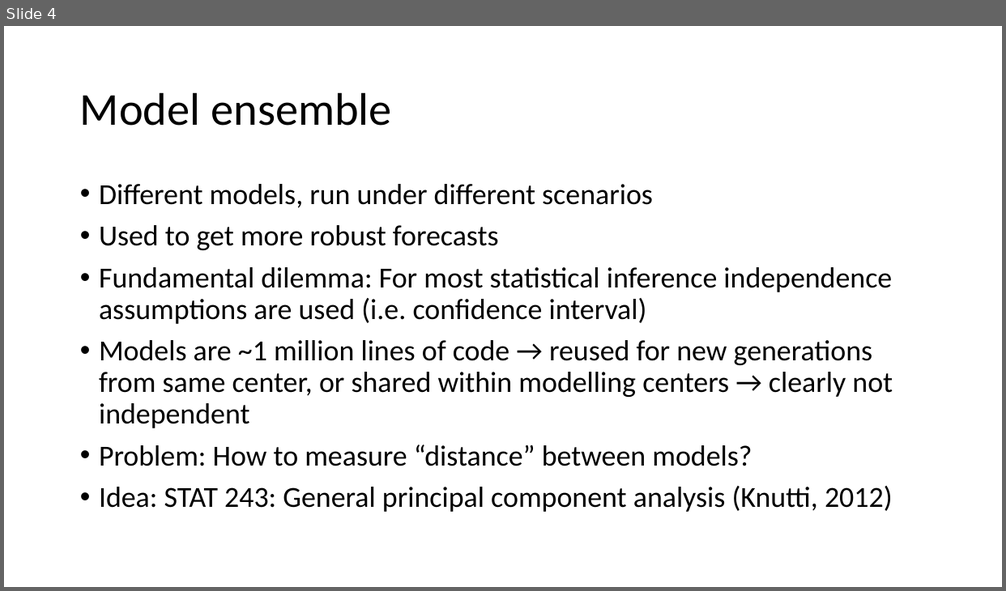
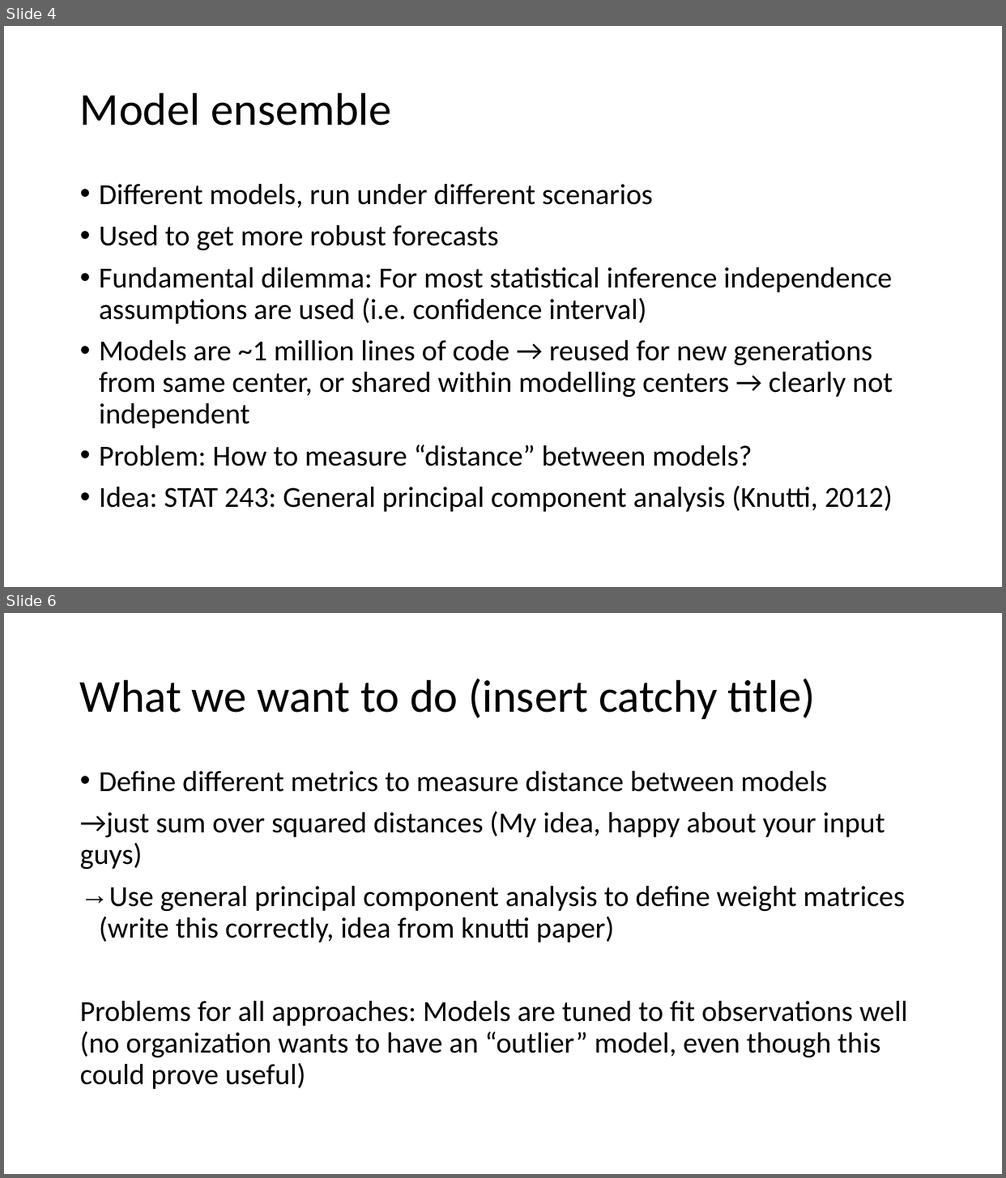
Before and after one commit to fussballball/stat222, a slide deck: Presentation 1 Climate Change Problem.pptx. Shown one above the other, each under a label of ours: slide 4 before the commit, slides 4 and 6 after it; the slides between them are not shown. The pictures are 1006x591 and 1006x1178 pixels, drawn with LibreOffice and Linux fonts; fonts in the diff are those of the drawing. Boxes give left, top, right and bottom in pixels: in the first picture for what was removed or moved away, otherwise in the second. Text is boxed around its words. In the diff, an @@ line names an element or a change of style, - is before the commit and + after.

Commit message:
Updated slide 6 presentation 1

```diff
--- a/Presentation 1 Climate Change Problem.pptx
+++ b/Presentation 1 Climate Change Problem.pptx
@@ slide 6 added at (4,613,1002,1174), background #FFFFFF @@
@@ title added at (80,679,815,719), 44 pt, text #000000 @@
+What we want to do (insert catchy title)
@@ text added at (80,771,908,1089), 28 pt, text #000000 @@
+• Define different metrics to measure distance between models
+→just sum over squared distances (My idea, happy about your input guys)
+→ Use general principal component analysis to define weight matrices (write this correctly, idea from knutti paper)
+Problems for all approaches: Models are tuned to fit observations well (no organization wants to have an “outlier” model, even though this could prove useful)
```
Also in this commit, not shown: 1 slide changed.
